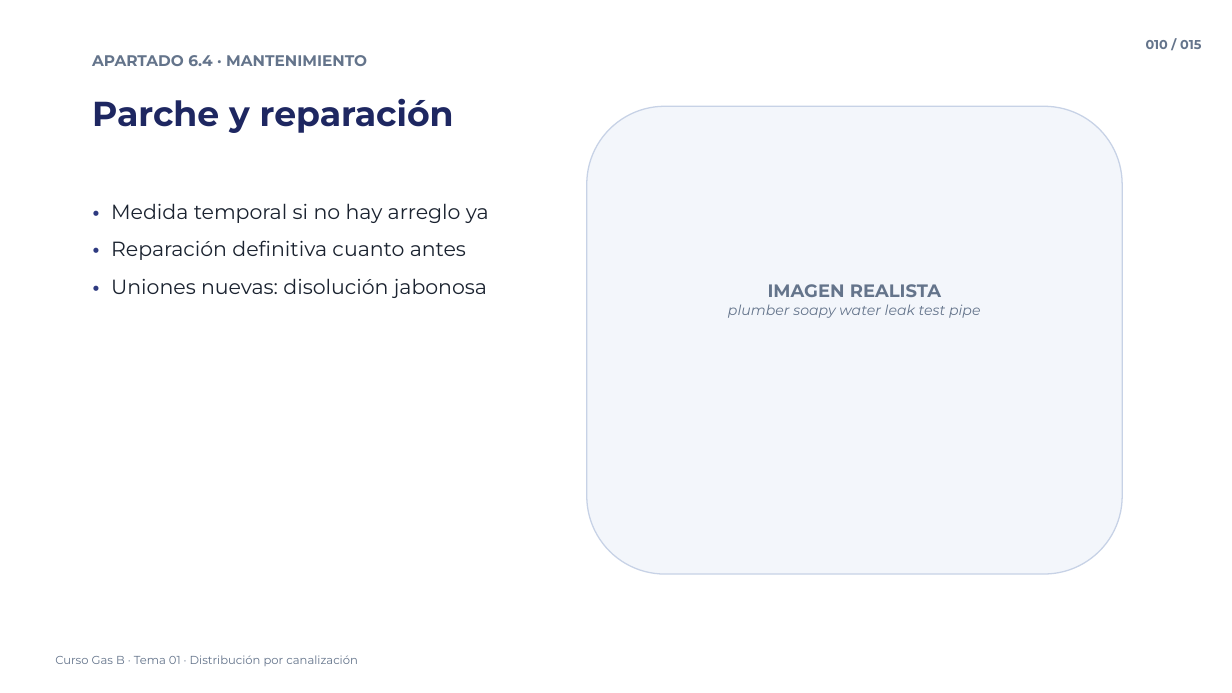
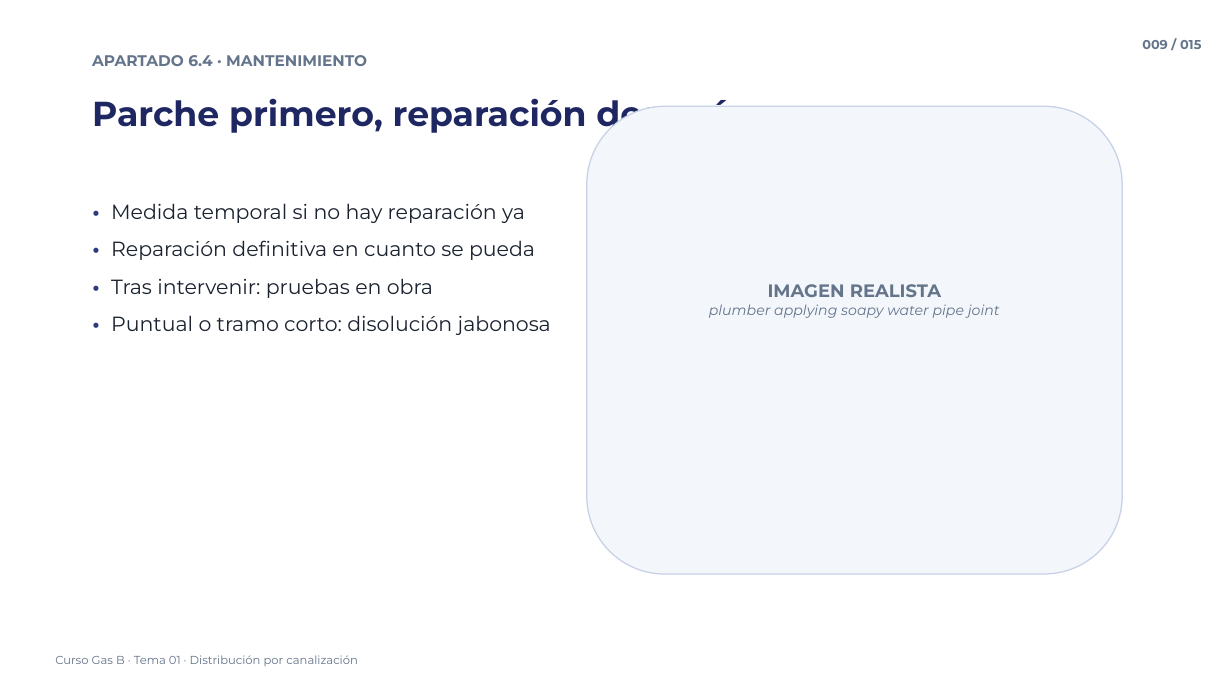
Before and after one commit to noahcuadrado-cmd/averias-frigorificas, a slide deck: slide 9 of Curso Gas B/01 - ITC-ICG 01 - Distribucion por canalizacion/01 - ITC-ICG 01 - Distribucion por canalizacion - Vídeo 2.pptx (slide 10 before the commit). Drawn at 1232x693 pixels with LibreOffice and Linux fonts; fonts in the diff are those of the drawing. Boxes give left, top, right and bottom in pixels: in the first picture for what was removed or moved away, otherwise in the second. Text is boxed around its words. In the diff, an @@ line names an element or a change of style, - is before the commit and + after.

```diff
--- a/Curso Gas B/01 - ITC-ICG 01 - Distribucion por canalizacion/01 - ITC-ICG 01 - Distribucion por canalizacion - Vídeo 2.pptx
+++ b/Curso Gas B/01 - ITC-ICG 01 - Distribucion por canalizacion/01 - ITC-ICG 01 - Distribucion por canalizacion - Vídeo 2.pptx
@@ text at [1142, 40, 1201, 49]: text changed @@
-010 / 015
+009 / 015
@@ text at [92, 98, 748, 135]: text changed @@
-Parche y reparación
+Parche primero, reparación después
@@ text at [111, 203, 551, 335]: text changed @@
-• Medida temporal si no hay arreglo ya
-• Reparación definitiva cuanto antes
-• Uniones nuevas: disolución jabonosa
+• Medida temporal si no hay reparación ya
+• Reparación definitiva en cuanto se pueda
+• Tras intervenir: pruebas en obra
+• Puntual o tramo corto: disolución jabonosa
@@ text at [709, 304, 1000, 318]: text changed @@
-plumber soapy water leak test pipe
+plumber applying soapy water pipe joint
```
Also in this commit, not shown: 12 other slides changed, 1 slide added, 1 slide removed, 12 other files.
